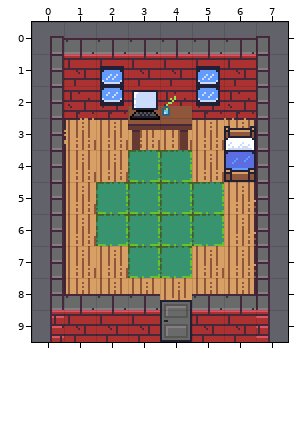
One commit to this Tiled map (JSON): src/assets/tilemaps/pipsHouseMap.json. That is the earlier state.
Cells are 16x16 px. Shown: x 0..7, y 0..9.
The result:
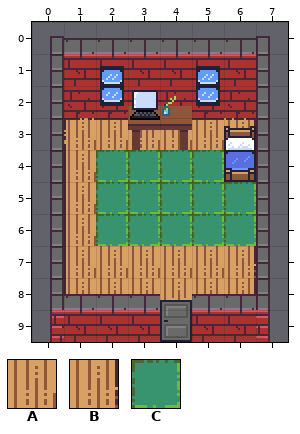
Key: from "pigeonburghTileset": A 33, B 34, C 54.
_ is an empty cell.
Message: Logic for interactive zones && pip upgrade
The exact change:
Layer "below":
Tile C becomes tile A in row 7 at x 3 to 4.
Tile A becomes tile C in row 4 at x 2 and 5.
Tile B becomes tile C in rows 5 to 6 at x 6.
Changed places in both pictures, as pixel boxes (x1, y1, x2, y2):
changed: (96, 150, 128, 182)
changed: (192, 150, 256, 246)
changed: (128, 246, 192, 278)
